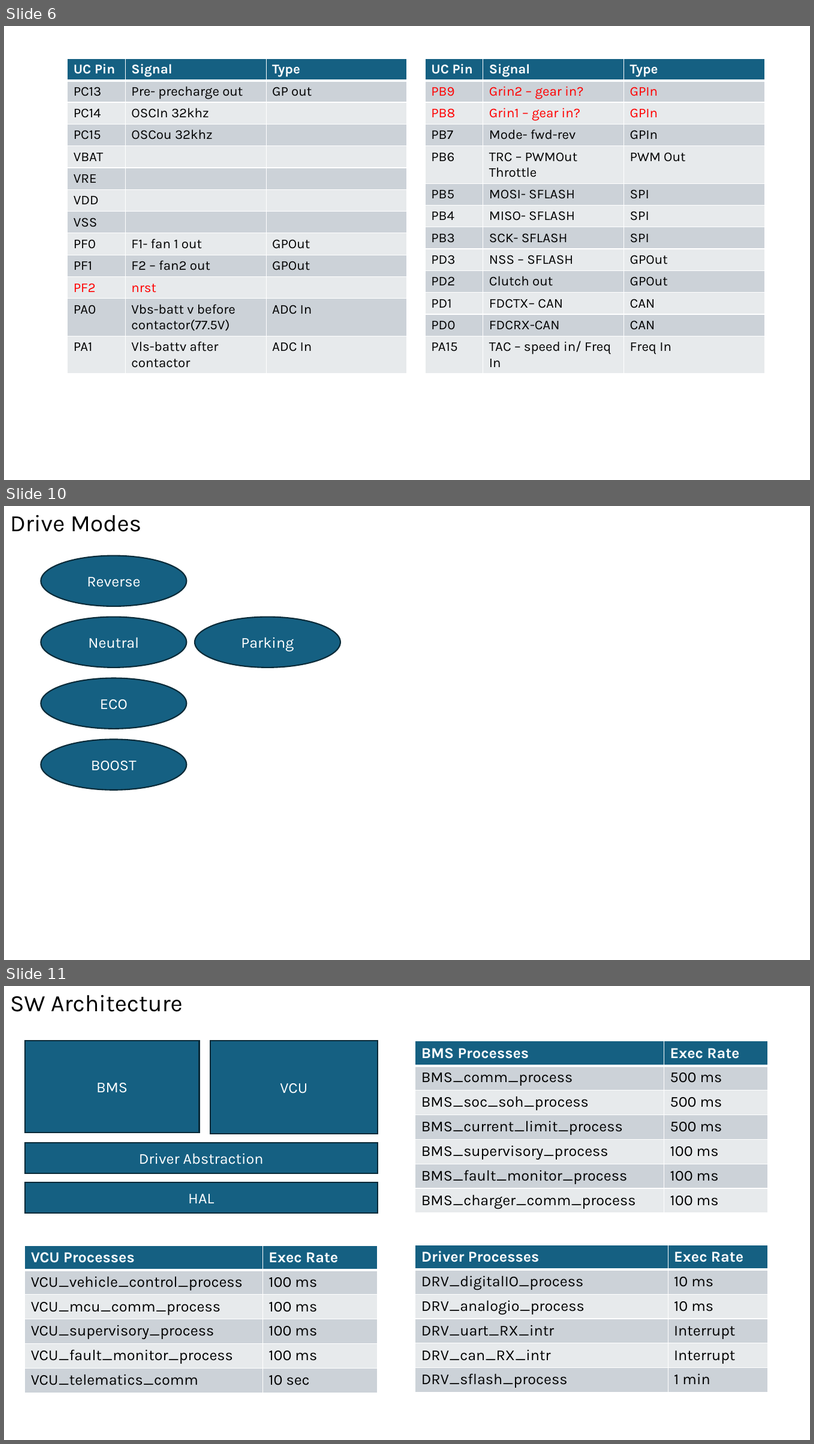
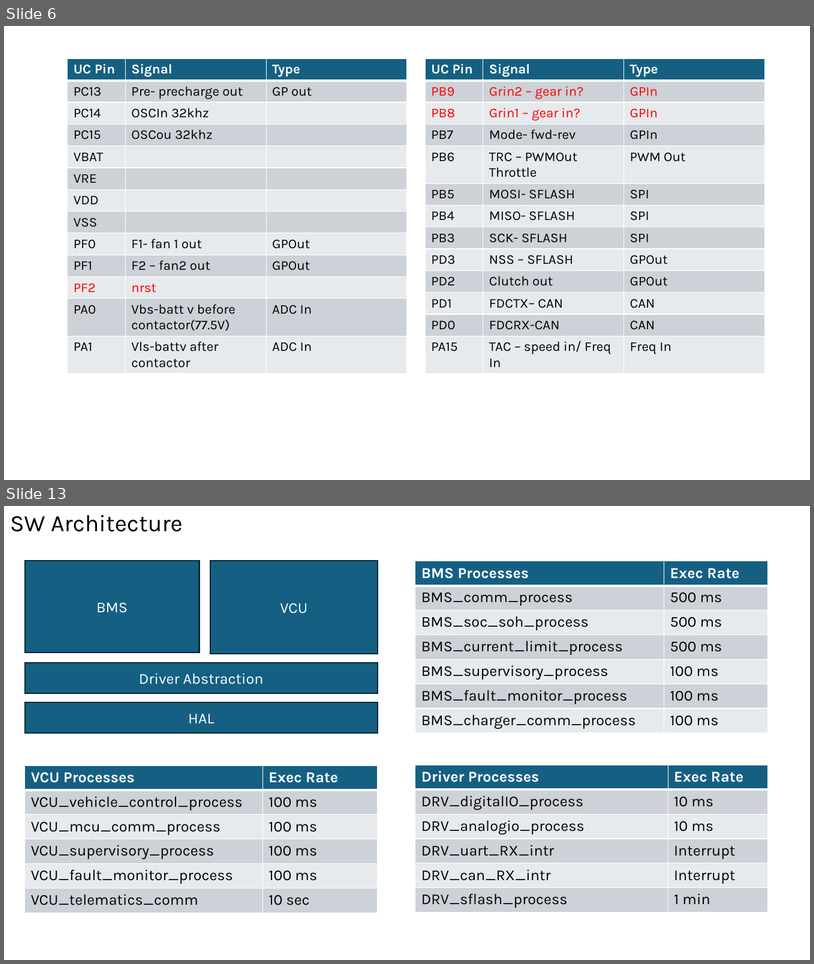
Before and after one commit to grevolserver/Documents, a slide deck: Grevol-VCU.pptx. Shown one above the other, each under a label of ours: slides 6, 10 and 11 before the commit, slides 6 and 13 after it; the slides between them are not shown. The pictures are 814x1444 and 814x964 pixels, drawn with LibreOffice and Linux fonts; fonts in the diff are those of the drawing. Boxes give left, top, right and bottom in pixels: in the first picture for what was removed or moved away, otherwise in the second. Text is boxed around its words. In the diff, an @@ line names an element or a change of style, - is before the commit and + after.

```diff
--- a/Grevol-VCU.pptx
+++ b/Grevol-VCU.pptx
@@ slide 10 removed at box(4, 506, 810, 960), background #FFFFFF @@
@@ text removed at box(10, 515, 141, 532) @@
-Drive Modes
@@ ellipse removed at box(41, 556, 186, 606) @@
-Reverse
@@ ellipse removed at box(41, 617, 186, 667) @@
-Neutral
@@ ellipse removed at box(195, 617, 341, 667) @@
-Parking
@@ ellipse removed at box(41, 678, 186, 729) @@
-ECO
@@ ellipse removed at box(41, 739, 186, 790) @@
-BOOST
@@ what was slide 11 is now slide 13 @@
```
Also in this commit, not shown: 4 slides changed, 3 slides added, 1 other file.
